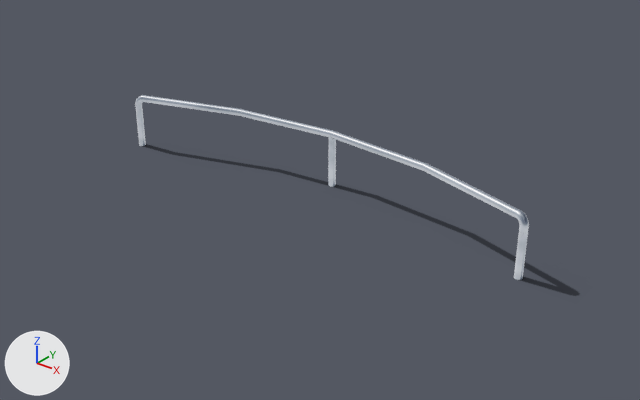
The glTF model public/katalog/modelle/rail-c-300.gltf as it was, and as the next commit left it.
Camera for both pictures: a camera (50 mm lens) standing at (3.39, -4.21, 2.56) and looking at (0.18, -0.2, 0.08). Arrows for +X, +Y and +Z are at lower left; the lights stay in place. The first picture is the older version. Vertices at exactly the same position are counted once.

The first picture shows 'SK0165_#Rail_C_300.001', 'Schatten'.
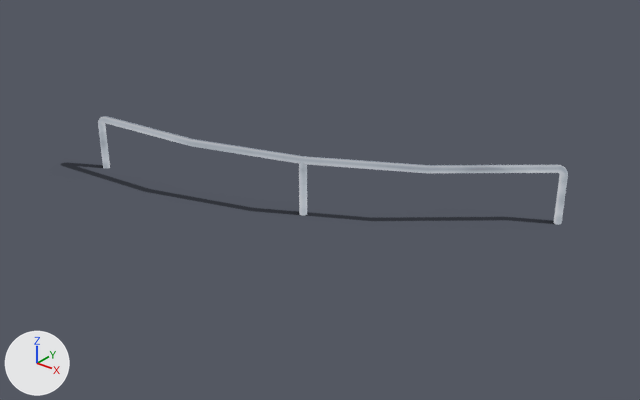
Location of each change, [x1, y1, x2, y2] in pixels of the pictures (640 x 400 px):
'SK0165_#Rail_C_300.001', turned: before [135, 95, 529, 280]; after [98, 116, 568, 225]
'Schatten', reshaped: before [143, 144, 579, 296]; after [61, 163, 554, 224]

Patch to the scene script:
```diff
--- a/public/katalog/modelle/rail-c-300.gltf.py
+++ b/public/katalog/modelle/rail-c-300.gltf.py
@@ me_schatten @@
 # used by ob_schatten; location = (0.0, 0.0, 0.0)
-me_schatten.from_pydata(...)  # 4 vertices, 2 faces; spans x -1.62..1.95, y -0.22..0.25, z 0.0
-me_schatten.vertices[0].co = (-1.62, -0.22, 0.0)
-me_schatten.vertices[1].co = (1.95, -0.22, 0.0)
-me_schatten.vertices[2].co = (1.95, 0.25, 0.0)
-me_schatten.vertices[3].co = (-1.62, 0.25, 0.0)
+me_schatten.from_pydata(...)  # 4 vertices, 2 faces; spans x -1.82..1.65, y -1.12..0.68, z 0.0
+# me_schatten part 1
+me_schatten.vertices[0].co = (1.48, 0.68, 0.0)
+me_schatten.vertices[1].co = (-1.82, -0.69, 0.0)
+me_schatten.vertices[2].co = (-1.64, -1.12, 0.0)
+me_schatten.vertices[3].co = (1.65, 0.25, 0.0)
 me_schatten.materials.append(mat_schatten_007)
@@ me_sk0165__rail_c_300_001 @@
 # used by ob_sk0165__rail_c_300_001; location = (0.0, 0.0, 0.0)
-me_sk0165__rail_c_300_001.from_pydata(...)  # 1107 vertices, 2090 faces; spans x -1.6..1.6, y -0.19..0.19, z 0.0..0.4
+me_sk0165__rail_c_300_001.from_pydata(...)  # 1107 vertices, 2090 faces; spans x -1.48..1.48, y -0.63..0.63, z 0.0..0.4
+# me_sk0165__rail_c_300_001 part 2: the whole mesh is turned -157.5 degrees about the z axis through its middle, then moved by (0.06, -0.15, 0.0)
 me_sk0165__rail_c_300_001.materials.append(mat_stahl_web_007)
```
